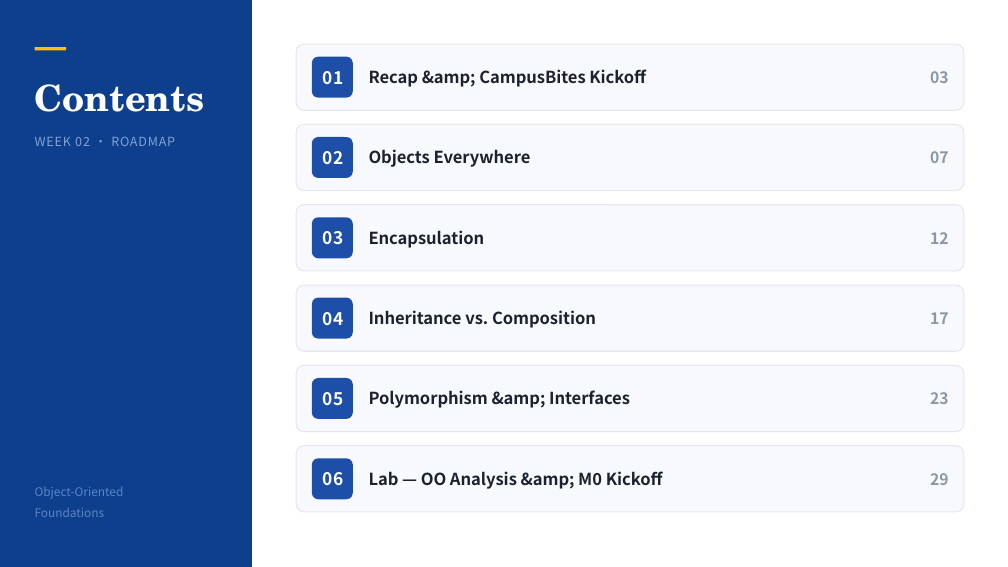
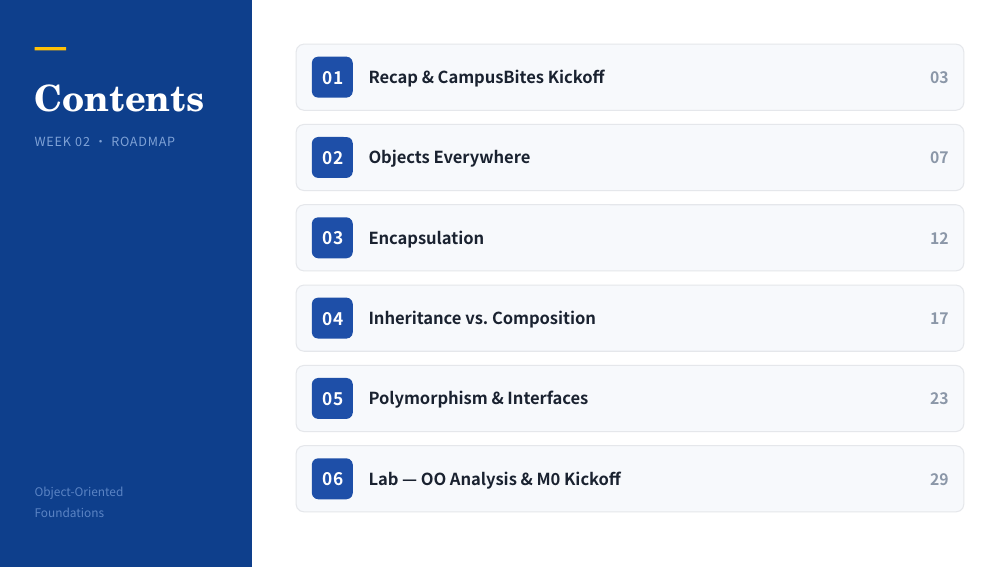
Before and after one commit to klausren/isad-course, a slide deck: slide 2 of 01-slides/W02-Object-Oriented-Foundations.pptx. Drawn at 1008x567 pixels with LibreOffice and Linux fonts; fonts in the diff are those of the drawing. Boxes give left, top, right and bottom in pixels: in the first picture for what was removed or moved away, otherwise in the second. Text is boxed around its words. In the diff, an @@ line names an element or a change of style, - is before the commit and + after.

```diff
--- a/01-slides/W02-Object-Oriented-Foundations.pptx
+++ b/01-slides/W02-Object-Oriented-Foundations.pptx
@@ text at bbox=[369, 69, 605, 87]: text changed @@
-Recap &amp; CampusBites Kickoff
+Recap & CampusBites Kickoff
@@ text at bbox=[369, 390, 588, 408]: text changed @@
-Polymorphism &amp; Interfaces
+Polymorphism & Interfaces
@@ text at bbox=[369, 471, 621, 489]: text changed @@
-Lab — OO Analysis &amp; M0 Kickoff
+Lab — OO Analysis & M0 Kickoff
```
Also in this commit, not shown: 3 other files.
